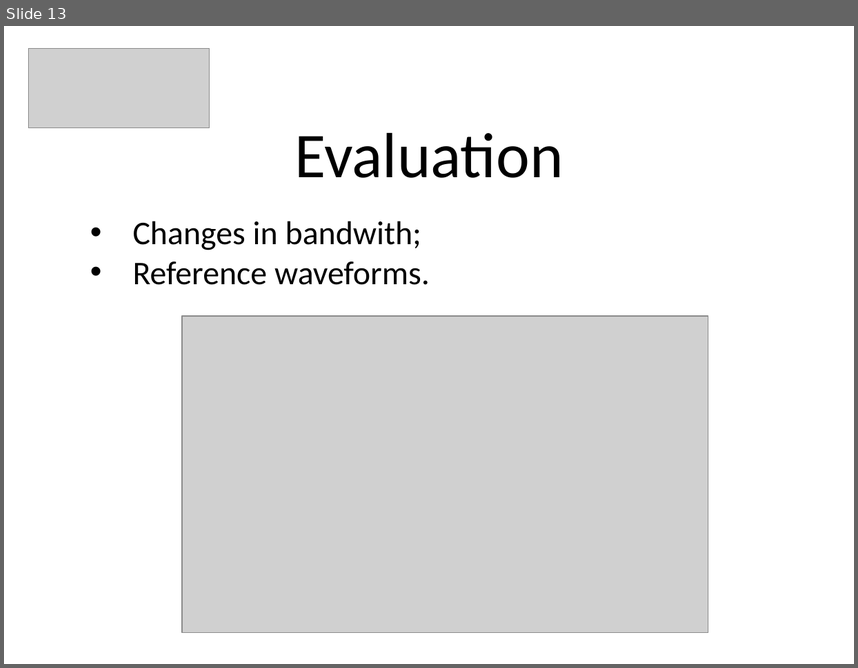
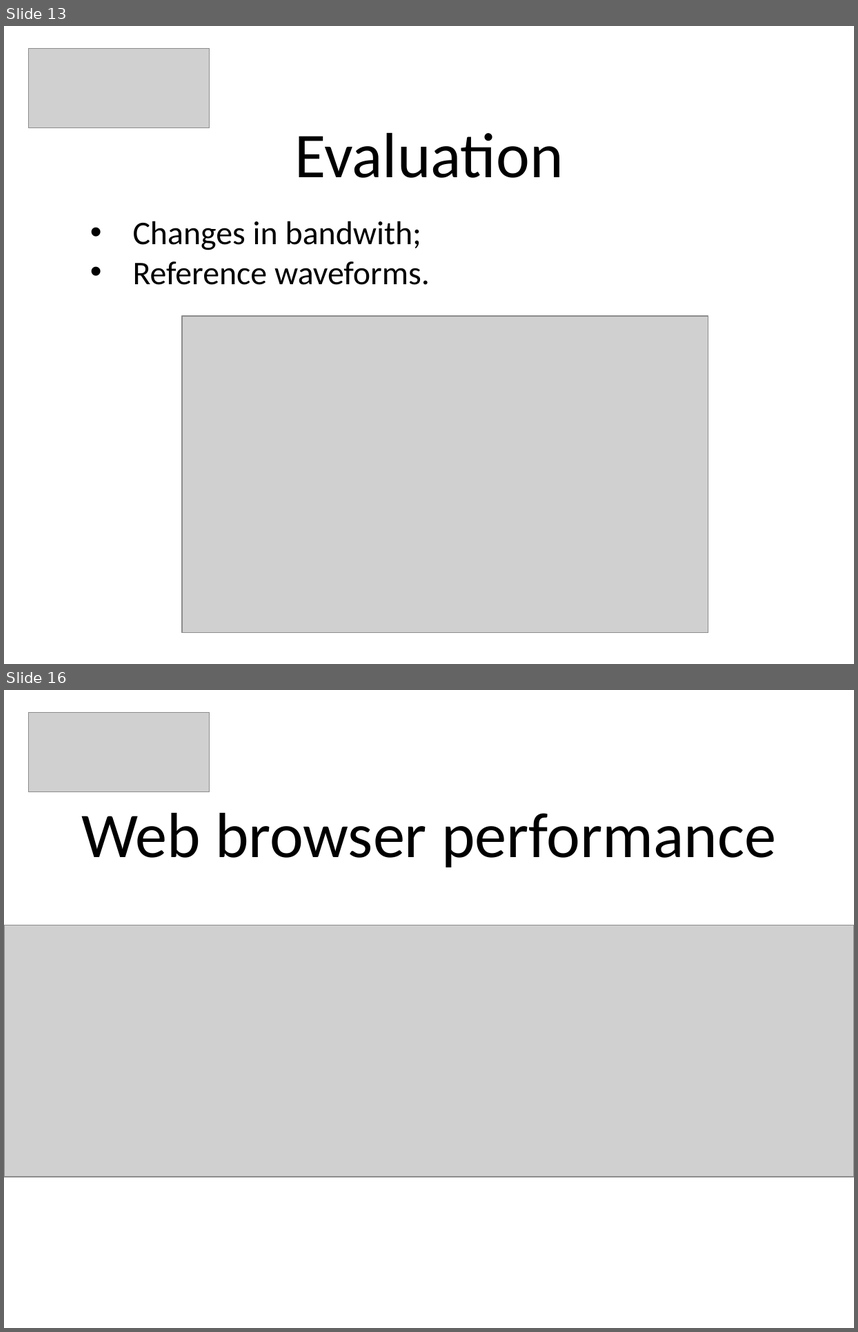
Before and after one commit to PeBraz/AirDesk, a slide deck: paper-presentation/cmov-presentation.pptx. Shown one above the other, each under a label of ours: slide 13 before the commit, slides 13 and 16 after it; the slides between them are not shown. The pictures are 858x668 and 858x1332 pixels, drawn with LibreOffice and Linux fonts; fonts in the diff are those of the drawing; grey boxes stand for pictures. Boxes give left, top, right and bottom in pixels: in the first picture for what was removed or moved away, otherwise in the second. Text is boxed around its words. In the diff, an @@ line names an element or a change of style, - is before the commit and + after.

```diff
--- a/paper-presentation/cmov-presentation.pptx
+++ b/paper-presentation/cmov-presentation.pptx
@@ slide 16 added at (4,690,854,1328), background #FFFFFF @@
@@ picture added at (29,712,210,792) @@
@@ title added at (81,813,776,867), 54 pt, text #000000 @@
+Web browser performance
@@ picture added at (4,925,854,1176) @@
```
Also in this commit, not shown: 5 other slides added.
